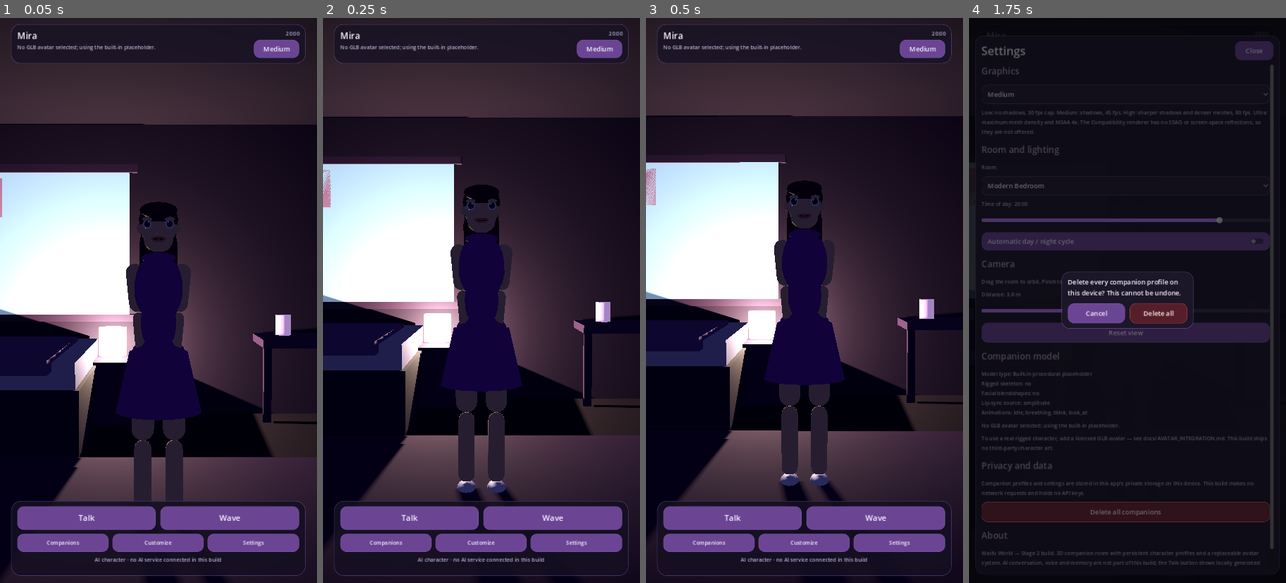
Above: before the commit, frames 1-4 (left to right).
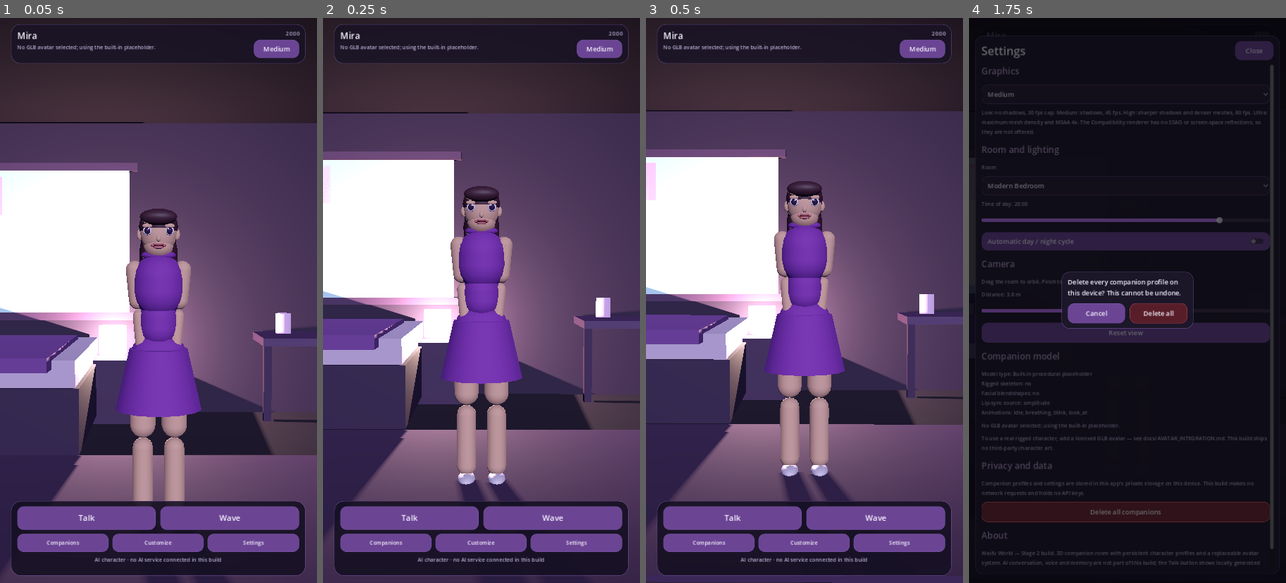
Above: after the commit, the same moments.

Repository: technicalnihilist-lgtm/waifu-world
Game: Godot game, scene res://scenes/main.tscn
Same seed, same stepped clock (60 frames per second), same inputs: the game is played once before the commit and once after it.
Inputs:
- Up to frame 1 (0.05 s): no input
- Up to frame 2 (0.25 s): no input
- Up to frame 3 (0.5 s): no input
- Up to frame 4 (1.75 s): click "Medium" at 0.5 s; click "Talk" at 1.25 s

The runs differ from the first frame. In frame 1, 61% of the frame differs, in the area x 0-100%, y 18-100%; in frame 2, 63%; in frame 3, 64%, in the area x 0-100%, y 16-100%; in frame 4, less than 0.1%.

Commit message:
fix(lighting): add a shadowless fill light so the companion is not a silhouette
The night screenshots showed her almost black: the only light came from the
window behind her. A soft directional fill from the camera side (stronger at
night, no shadow casting) fixes readability at every hour.

Also shortens the neck and thickens the legs so the figure reads less like
disconnected capsules. Tests: 507 assertions pass.

Diff:
--- a/scripts/avatar/procedural_avatar.gd
+++ b/scripts/avatar/procedural_avatar.gd
@@ -253,13 +253,13 @@
 		leg.position = Vector3(0.085 * side, -0.04, 0)
 		_hips.add_child(leg)
 
-		_add_mesh(leg, "Thigh", _capsule_mesh(0.062, 0.42), _skin_mat, Vector3(0, -0.21, 0))
+		_add_mesh(leg, "Thigh", _capsule_mesh(0.070, 0.42), _skin_mat, Vector3(0, -0.21, 0))
 		var knee := Node3D.new()
 		knee.name = "Knee"
 		knee.position = Vector3(0, -0.42, 0)
 		leg.add_child(knee)
-		_add_mesh(knee, "Shin", _capsule_mesh(0.048, 0.40), _skin_mat, Vector3(0, -0.20, 0))
-		_add_mesh(knee, "Foot", _sphere_mesh(Vector3(0.11, 0.07, 0.22)), _accent_mat, Vector3(0, -0.42, 0.04))
+		_add_mesh(knee, "Shin", _capsule_mesh(0.056, 0.40), _skin_mat, Vector3(0, -0.20, 0))
+		_add_mesh(knee, "Foot", _sphere_mesh(Vector3(0.10, 0.062, 0.20)), _accent_mat, Vector3(0, -0.41, 0.035))
 
 	# Skirt / shorts depending on outfit.
 	if profile != null and (profile.outfit() == "dress" or profile.outfit() == "gown"):
@@ -285,7 +285,7 @@
 
 	_neck = Node3D.new()
 	_neck.name = "Neck"
-	_neck.position = Vector3(0, 0.27, 0)
+	_neck.position = Vector3(0, 0.235, 0)
 	_chest.add_child(_neck)
 	_add_mesh(_neck, "NeckMesh", _capsule_mesh(0.038, 0.11), _skin_mat, Vector3(0, 0.04, 0))
 
@@ -320,7 +320,7 @@
 func _build_head() -> void:
 	_head = Node3D.new()
 	_head.name = "Head"
-	_head.position = Vector3(0, 0.12, 0)
+	_head.position = Vector3(0, 0.105, 0)
 	_neck.add_child(_head)
 
 	_add_mesh(_head, "Skull", _sphere_mesh(Vector3(0.20, 0.24, 0.20)), _skin_mat, Vector3.ZERO)
--- a/scripts/world/lighting_controller.gd
+++ b/scripts/world/lighting_controller.gd
@@ -20,6 +20,7 @@
 var quality_level: int = 1
 var world_environment: WorldEnvironment
 var sun: DirectionalLight3D
+var fill_light: DirectionalLight3D
 var window_light: SpotLight3D
 var environment: Environment
 
@@ -57,6 +58,17 @@
 	sun.directional_shadow_max_distance = 18.0
 	sun.shadow_bias = 0.04
 	add_child(sun)
+
+	# Soft, shadowless fill from the camera side. Without it the companion is a
+	# silhouette whenever the window is behind her, which is exactly what the
+	# first night screenshots showed.
+	fill_light = DirectionalLight3D.new()
+	fill_light.name = "FillLight"
+	fill_light.rotation_degrees = Vector3(-22.0, 8.0, 0.0)
+	fill_light.light_color = Color(0.86, 0.84, 1.0)
+	fill_light.light_energy = 0.42
+	fill_light.shadow_enabled = false
+	add_child(fill_light)
 
 	window_light = SpotLight3D.new()
 	window_light.name = "WindowLight"
@@ -151,6 +163,10 @@
 	environment.ambient_light_energy = ambient_energy(hours) * (1.0 - quality_level * 0.05)
 	environment.background_color = background_color(hours)
 
+	if fill_light != null:
+		# Slightly stronger fill at night, when there is no daylight to help.
+		fill_light.light_energy = lerpf(0.55, 0.34, daylight_factor(hours))
+
 	if window_light != null:
 		window_light.light_energy = window_energy(hours)
 		window_light.light_color = sun_color(hours).lerp(Color(0.85, 0.92, 1.0), 0.4)
